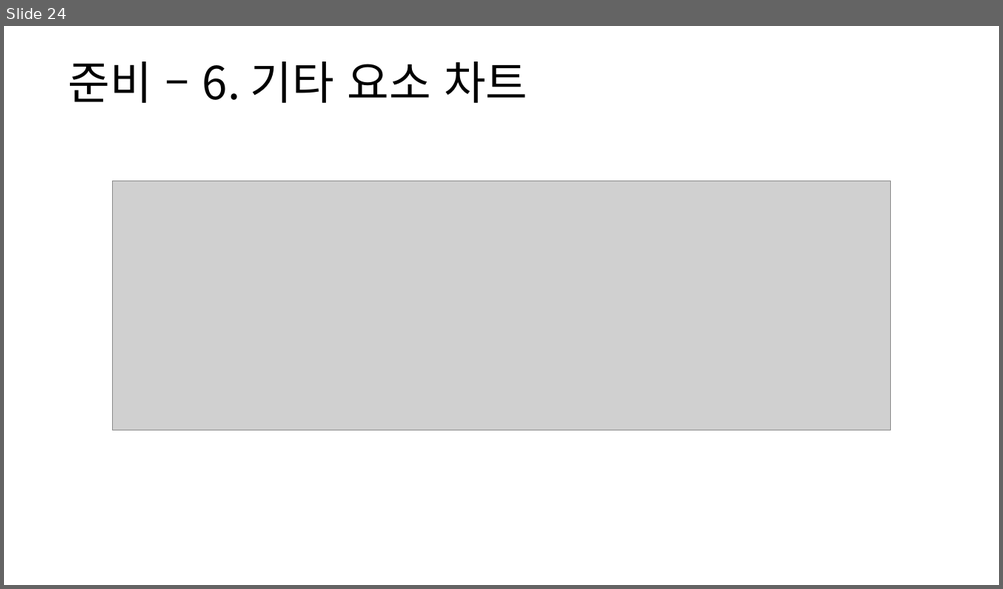
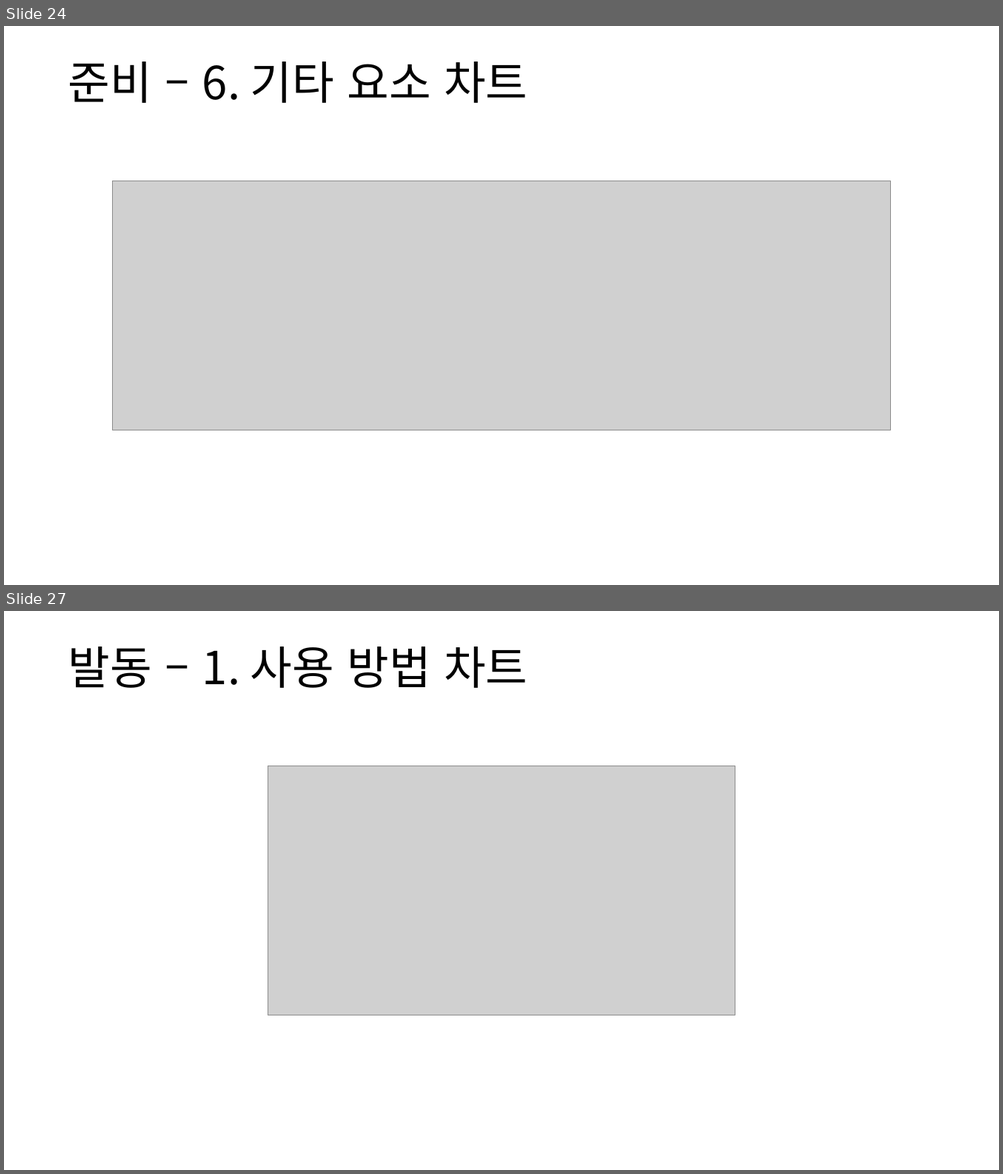
Before and after one commit to yjk0401/unityenginebasic_9th, a slide deck: 기획/방랑엽사전/스킬 시스템 기획서.pptx. Shown one above the other, each under a label of ours: slide 24 before the commit, slides 24 and 27 after it; the slides between them are not shown. The pictures are 1003x589 and 1003x1174 pixels, drawn with LibreOffice and Linux fonts; fonts in the diff are those of the drawing; grey boxes stand for pictures. Boxes give left, top, right and bottom in pixels: in the first picture for what was removed or moved away, otherwise in the second. Text is boxed around its words. In the diff, an @@ line names an element or a change of style, - is before the commit and + after.

```diff
--- a/기획/방랑엽사전/스킬 시스템 기획서.pptx
+++ b/기획/방랑엽사전/스킬 시스템 기획서.pptx
@@ slide 27 added at [4,611,999,1170], background #FFFFFF @@
@@ text added at [68,647,527,688], 44 pt, text #000000 @@
+발동 – 1. 사용 방법 차트
@@ picture added at [268,766,735,1015] @@
```
Also in this commit, not shown: 1 slide changed, 13 other slides added, 10 other files.
